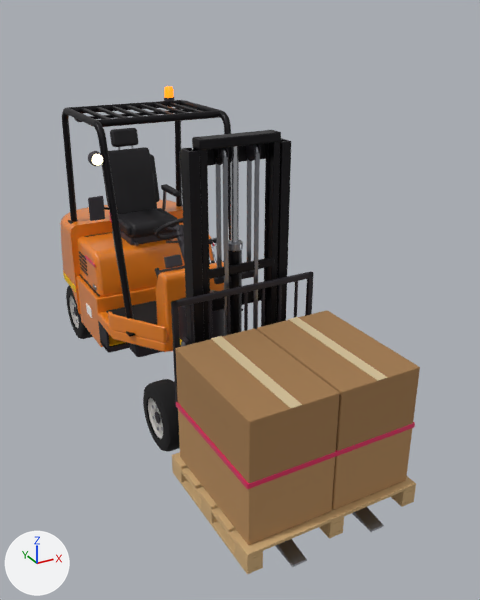
The glTF model truck-finder/nct-truck-finder/assets/models/pivot.glb: old version first, new version second.
The view is the same before and after, from a camera (50 mm lens) standing at (-1.94, -4.8, 2.9) and looking at (0.2, -0.91, 0.96). The axes (+X, +Y, +Z) are drawn at lower left. The lights are the same throughout. The picture after the commit comes second. Where no turn or scale is listed for an object, it has been applied to the vertices. Vertices at exactly the same position are counted once.

The first picture shows 'car_bar_lo', 'chain_f', 'chain_f.001', 'chain_r', 'chain_r.001', 'frame', 'mast_inner_rail', 'pallet_top', 'w_front', 'yoke' and 3 more.
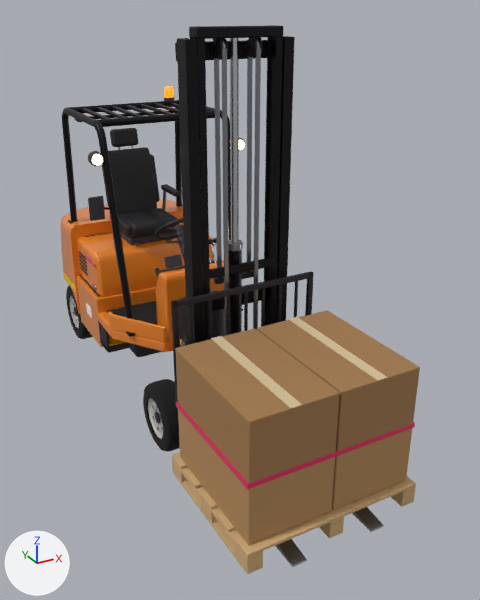
Where the newer file only moved an object's origin or applied its transform, the numbers keep the older frame.

Location of each change, [x1, y1, x2, y2] in pixels of the pictures (480 x 600 px; the box of a moved part takes in the faces that stretch with it):
'mast_inner_rail', reshaped, moved
    before: [192, 130, 281, 341]
    after: [189, 25, 283, 341]
'yoke', reshaped (42% taller)
    before: [173, 138, 291, 382]
    after: [173, 36, 295, 382]
'chain_f.001', moved, rescaled (12% wider, 59% taller)
    before: [253, 153, 260, 330]
    after: [253, 48, 261, 330]
'chain_f', moved, rescaled
    before: [223, 157, 229, 336]
    after: [222, 49, 229, 336]
'chain_r', reshaped
    before: [215, 162, 222, 268]
    after: [214, 57, 222, 268]
'chain_r.001', reshaped (17% wider, 100% taller)
    before: [247, 159, 252, 262]
    after: [247, 55, 253, 262]
part 5 of me_mast_inner_rail_002, moved or reshaped
    before: [192, 137, 210, 341]
    after: [189, 26, 210, 341]
part 6 of me_mast_inner_rail_002, moved or reshaped
    before: [264, 132, 281, 326]
    after: [264, 25, 283, 326]
part 7 of me_mast_inner_rail_002, moved or reshaped
    before: [192, 130, 281, 150]
    after: [189, 25, 283, 39]
part 8 of me_mast_inner_rail_002, moved or reshaped
    before: [214, 148, 220, 159]
    after: [213, 38, 218, 52]
part 9 of me_mast_inner_rail_002, moved or reshaped
    before: [230, 146, 239, 243]
    after: [229, 38, 239, 243]
part 10 of me_mast_inner_rail_002, moved or reshaped
    before: [221, 148, 227, 157]
    after: [218, 38, 226, 49]
part 11 of me_mast_inner_rail_002, moved or reshaped
    before: [253, 144, 259, 154]
    after: [253, 38, 260, 48]
part 12 of me_mast_inner_rail_002, moved or reshaped
    before: [214, 148, 223, 165]
    after: [212, 39, 222, 59]
part 13 of me_mast_inner_rail_002, moved or reshaped
    before: [224, 148, 229, 161]
    after: [221, 38, 228, 58]
part 14 of me_mast_inner_rail_002, moved or reshaped
    before: [246, 145, 255, 161]
    after: [246, 38, 256, 57]
part 15 of me_mast_inner_rail_002, moved or reshaped
    before: [254, 144, 261, 160]
    after: [254, 37, 262, 57]
part 16 of me_yoke_001, moved or reshaped
    before: [179, 143, 266, 168]
    after: [175, 40, 267, 61]
part 17 of me_yoke_001, moved or reshaped
    before: [181, 148, 204, 344]
    after: [177, 38, 204, 344]
part 18 of me_yoke_001, moved or reshaped
    before: [276, 138, 291, 323]
    after: [276, 36, 295, 323]

What changed in the scene script:
```text
Change me_chain_f_001:
    remove me_chain_f_001.from_pydata(...)  # 8 vertices, 12 faces; spans x -0.01..0.01, y -0.01..0.01, z -0.78..0.78
    add me_chain_f_001.from_pydata(...)  # 8 vertices, 12 faces; spans x -0.01..0.01, y -0.01..0.01, z -0.78..1.38
    me_chain_f_001 part 1: the whole mesh is scaled about its middle by (1, 1, 1.38), then moved by (0.0, 0.0, 0.3)
Change me_chain_f:
    remove me_chain_f.from_pydata(...)  # 8 vertices, 12 faces; spans x -0.01..0.01, y -0.01..0.01, z -0.78..0.78
    add me_chain_f.from_pydata(...)  # 8 vertices, 12 faces; spans x -0.01..0.01, y -0.01..0.01, z -0.78..1.38
    me_chain_f part 2: the whole mesh is scaled about its middle by (1, 1, 1.38), then moved by (0.0, 0.0, 0.3)
Change me_chain_r_001:
    remove me_chain_r_001.from_pydata(...)  # 8 vertices, 12 faces; spans x -0.014..0.014, y -0.006..0.006, z -0.403..0.403
    add me_chain_r_001.from_pydata(...)  # 8 vertices, 12 faces; spans x -0.014..0.014, y -0.006..0.006, z -0.403..1.002
    me_chain_r_001 part 3
    add for i in [1, 3, 5, 7]: me_chain_r_001.vertices[i].co += Vector((0.0, 0.0, 0.6))
Change me_chain_r:
    remove me_chain_r.from_pydata(...)  # 8 vertices, 12 faces; spans x -0.014..0.014, y -0.006..0.006, z -0.403..0.403
    add me_chain_r.from_pydata(...)  # 8 vertices, 12 faces; spans x -0.014..0.014, y -0.006..0.006, z -0.403..1.002
    me_chain_r part 4
    add for i in [1, 3, 5, 7]: me_chain_r.vertices[i].co += Vector((0.0, 0.0, 0.6))
Change me_mast_inner_rail_002:
    remove me_mast_inner_rail_002.from_pydata(...)  # 1360 vertices, 2616 faces; spans x -0.03..0.53, y -0.06..0.07, z -1.02..1.03
    add me_mast_inner_rail_002.from_pydata(...)  # 1360 vertices, 2616 faces; spans x -0.03..0.53, y -0.06..0.07, z -1.33..1.33
    me_mast_inner_rail_002 part 5: the loose piece of 72 vertices spanning x -0.02..0.02, y -0.05..0.05, z -1.02..1.02 is scaled about its middle by (1, 1, 1.29)
    me_mast_inner_rail_002 part 6: the loose piece of 72 vertices spanning x 0.48..0.53, y -0.05..0.05, z -1.02..1.02 is scaled about its middle by (1, 1, 1.29)
    me_mast_inner_rail_002 part 7: the loose piece of 96 vertices spanning x -0.03..0.53, y -0.06..0.06, z 0.97..1.03 is moved by (0.0, 0.0, 0.3)
    me_mast_inner_rail_002 part 8: the loose piece of 24 vertices spanning x 0.11..0.12, y -0.02..0.03, z 0.9..1.0 is moved by (0.0, 0.0, 0.3)
    me_mast_inner_rail_002 part 9: the loose piece of 40 vertices spanning x 0.23..0.28, y 0.02..0.07, z -0.41..0.97 is moved by (0.0, 0.0, 0.3)
    me_mast_inner_rail_002 part 10: the loose piece of 132 vertices spanning x 0.13..0.15, y -0.05..0.06, z 0.91..0.97 is moved by (0.0, 0.0, 0.3)
    me_mast_inner_rail_002 part 11: the loose piece of 132 vertices spanning x 0.35..0.37, y -0.05..0.06, z 0.91..0.97 is moved by (0.0, 0.0, 0.3)
    me_mast_inner_rail_002 part 12: the loose piece of 48 vertices spanning x 0.12..0.13, y -0.05..0.05, z 0.86..0.96 is moved by (0.0, 0.0, 0.3)
    me_mast_inner_rail_002 part 13: the loose piece of 48 vertices spanning x 0.16..0.17, y -0.05..0.06, z 0.86..0.96 is moved by (0.0, 0.0, 0.3)
    me_mast_inner_rail_002 part 14: the loose piece of 48 vertices spanning x 0.34..0.35, y -0.05..0.06, z 0.86..0.96 is moved by (0.0, 0.0, 0.3)
    me_mast_inner_rail_002 part 15: the loose piece of 48 vertices spanning x 0.38..0.39, y -0.05..0.06, z 0.86..0.96 is moved by (0.0, 0.0, 0.3)
    other edits to the shape of me_mast_inner_rail_002 do not show in these pictures
Change me_yoke_001:
    remove me_yoke_001.from_pydata(...)  # 2692 vertices, 5216 faces; spans x -0.4..0.4, y -0.58..0.24, z -0.2..1.83
    add me_yoke_001.from_pydata(...)  # 2692 vertices, 5216 faces; spans x -0.4..0.4, y -0.58..0.24, z -0.2..2.43
    me_yoke_001 part 16: the loose piece of 96 vertices spanning x -0.35..0.35, y -0.47..-0.43, z 1.71..1.81 is moved by (0.0, 0.0, 0.6)
    me_yoke_001 part 17: all 24 vertices in x -0.35..-0.28, y -0.58..-0.46, z 1.83 are moved by (0.0, 0.0, 0.6)
    me_yoke_001 part 18: all 24 vertices in x 0.28..0.35, y -0.58..-0.46, z 1.83 are moved by (0.0, 0.0, 0.6)
Change ob_mast_inner_rail:
    ob_mast_inner_rail.location: (-0.249, -1.242, 1.185) -> (-0.249, -1.242, 1.485)
```
